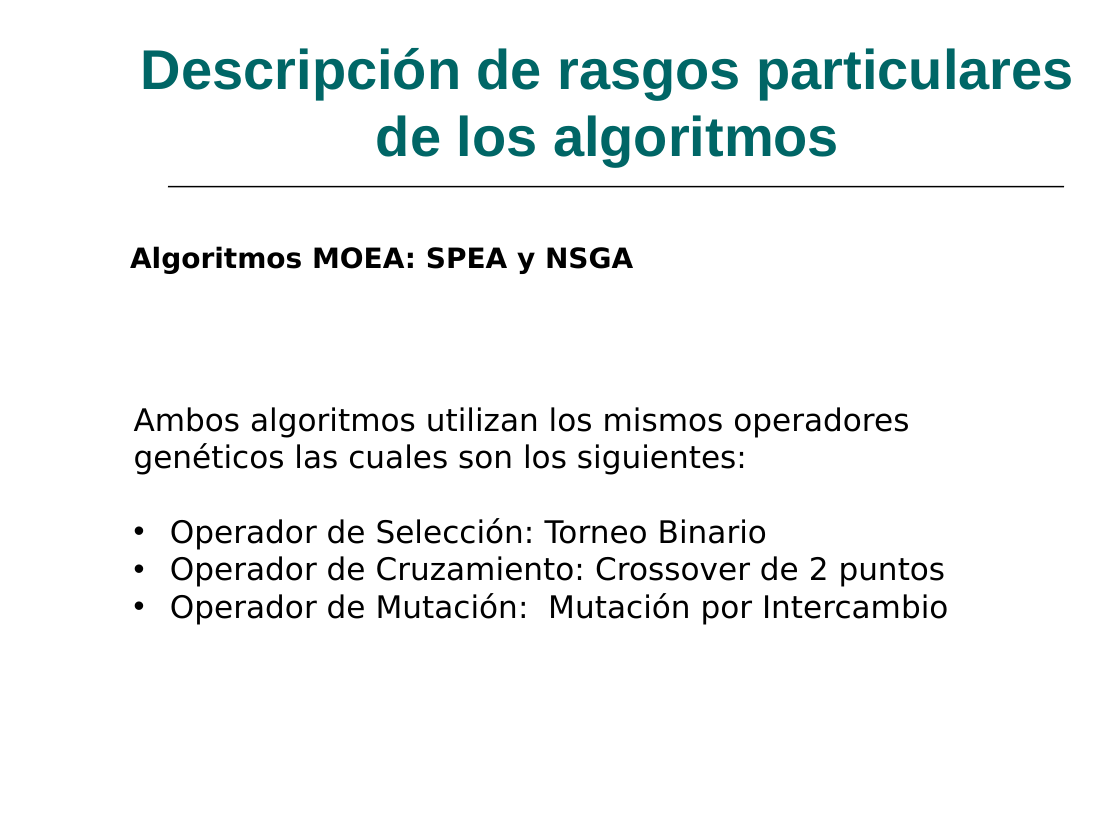
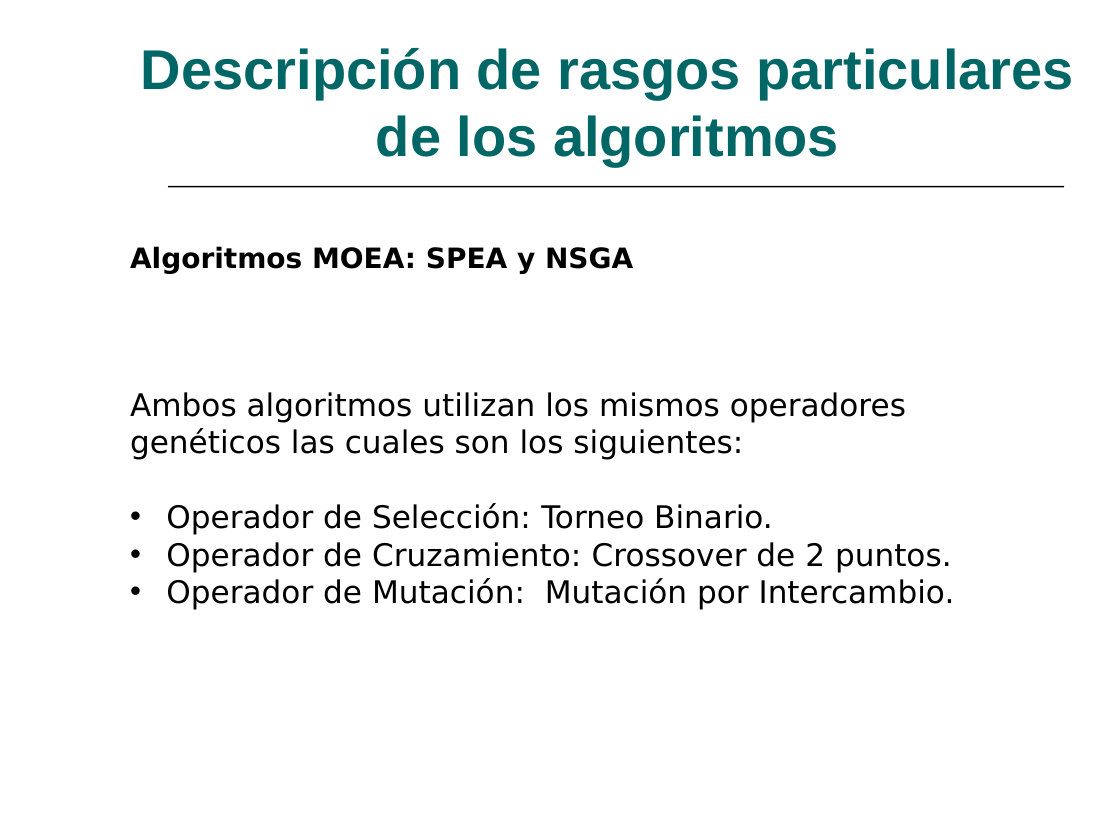
Before and after one commit to lokolte/ia-2008, a slide deck: slide 4 of TrabajoPracticoFinal/Diapositiva/DiapositivaM3asMoacsNsgaSpea.ppt. Drawn at 1120x840 pixels with LibreOffice and Linux fonts; fonts in the diff are those of the drawing. Boxes give left, top, right and bottom in pixels: in the first picture for what was removed or moved away, otherwise in the second. Text is boxed around its words. In the diff, an @@ line names an element or a change of style, - is before the commit and + after.

```diff
--- a/TrabajoPracticoFinal/Diapositiva/DiapositivaM3asMoacsNsgaSpea.ppt
+++ b/TrabajoPracticoFinal/Diapositiva/DiapositivaM3asMoacsNsgaSpea.ppt
@@ text "Ambos algoritmos utilizan los mismos ...": place and size @@
-text "Ambos algoritmos utilizan los mismos ..." at (134,407,948,624)
+text "Ambos algoritmos utilizan los mismos ..." at (130,392,955,609)
@@ text at (166,503,955,609): text changed @@
-• Operador de Selección: Torneo Binario
-• Operador de Cruzamiento: Crossover de 2 puntos
-• Operador de Mutación: Mutación por Intercambio
+• Operador de Selección: Torneo Binario.
+• Operador de Cruzamiento: Crossover de 2 puntos.
+• Operador de Mutación: Mutación por Intercambio.
```
Also in this commit, not shown: 1 other slide changed, 1 slide added, 2 slides removed.
